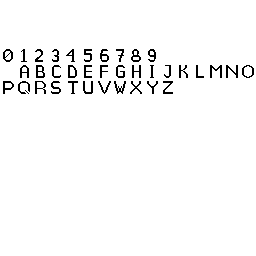
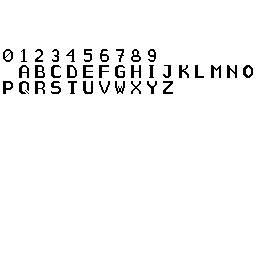
Layer changes from the first (256, 256) image to the second:
painted on "letter-A" over [19, 65, 23, 78]
painted on "letter-C" over [51, 65, 55, 78]
painted on "letter-E" over [83, 65, 93, 78]
painted on "letter-F" over [99, 65, 109, 78]
painted on "letter-G" over [115, 66, 119, 78]
painted on "letter-I" over [149, 65, 151, 78]
painted on "letter-J" over [163, 65, 169, 78]
painted on "letter-K" over [181, 65, 189, 78]
painted on "letter-M" over [210, 65, 222, 78]
painted on "letter-N" over [226, 65, 238, 78]
painted on "letter-O" over [242, 66, 254, 77]
painted on "letter-P" over [5, 83, 14, 94]
painted on "letter-Q" over [18, 83, 30, 92]
painted on "letter-R" over [37, 82, 46, 94]
painted on "letter-S" over [53, 83, 61, 92]
painted on "letter-T" over [70, 81, 78, 94]
painted on "letter-U" over [85, 81, 87, 92]
painted on "letter-V" over [98, 81, 111, 83]
painted on "letter-W" over [114, 81, 126, 84]
painted on "letter-X" over [130, 92, 142, 94]
painted on "letter-Y" over [147, 81, 158, 94]
painted on "letter-Z" over [165, 83, 173, 92]
